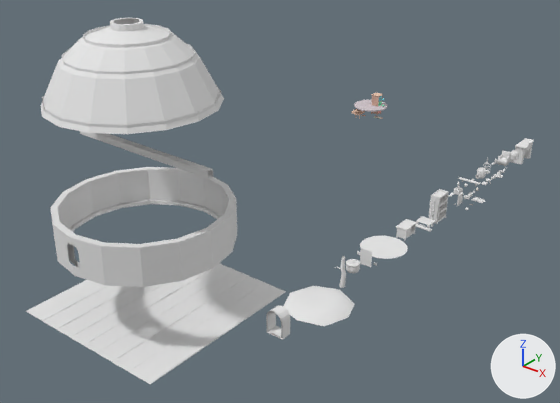
Renders of the Blender file Assets/Models/Korigame/Props.blend from each side of a commit.
Both versions are drawn from a 50 mm camera at (39.4, -53.1, 26.4) aimed at (4.8, -9.9, -0.4). The lights are fixed; the arrows at lower right show +X, +Y and +Z.

The first picture shows 'Beam', 'Bookcase', 'Dome', 'Floor', 'Rug', 'Sand', 'Walls', 'Window'.
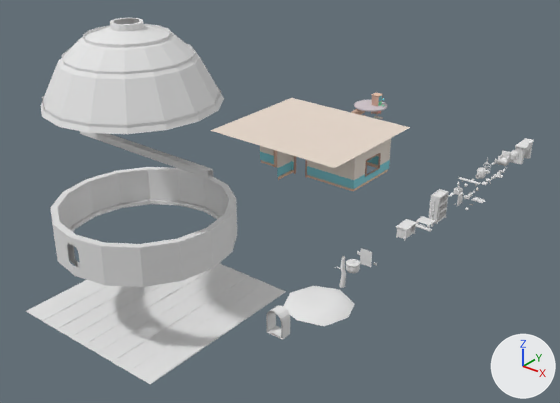
Where the change shows, as pixel boxes (x1, y1, x2, y2) in the pictures (560 x 403 px):
'Apartment Ceiling', added
    after: (210, 98, 410, 168)
'Apartment Walls', added
    after: (260, 138, 391, 191)
'Rug', moved (not visible afterwards)
    before: (360, 236, 408, 259)

What changed in the scene script:
```text
Add me_cube_030:
    me_cube_030.from_pydata(...)  # 142 vertices, 83 faces; spans x -7.32..3.12, y -5.66..3.55, z -1.17..2.56
    # faces by material slot: [8, 10, 20, 45]
    me_cube_030.materials.append(mat_white_off_medium)  # white #ede3d8
    me_cube_030.materials.append(mat_turquoise_medium)  # cyan #88d4de
    me_cube_030.materials.append(mat_brown_medium)  # beige #e8c4af
    me_cube_030.materials.append(mat_brown_dark)  # beige #cda998
Add me_cube_040:
    me_cube_040.from_pydata(...)  # 78 vertices, 67 faces; spans x -1.2..0.0, y 0.0..0.26, z -1.16..1.45
    # faces by material slot: [6, 61]
    me_cube_040.materials.append(mat_brown_medium)  # beige #e8c4af
    me_cube_040.materials.append(mat_gray_medium)  # light grey #d1c7cc
Add me_plane_002:
    me_plane_002.from_pydata([(-9.22, -7.26, -0.67), (4.03, -7.26, -0.67), (-9.22, 4.33, -0.67), (4.03, 4.33, -0.67)], [], [(0, 2, 3, 1)])
    me_plane_002.materials.append(mat_white_off_dark)  # white #e8dace
Change ob_rug:
    ob_rug.location: (15.46, -11.62, 0.0) -> (5.44, -1.23, -1.25)
Add ob_apartment_door:
    ob_apartment_door = bpy.data.objects.new('Apartment Door', me_cube_040)
    ob_apartment_door.parent = ob_apartment_walls
    ob_apartment_door.matrix_parent_inverse = Matrix(((1.0, 0.0, 0.0, -4.313), (0.0, 1.0, 0.0, -0.46), (0.0, 0.0, 1.0, 0.0982), (0.0, 0.0, 0.0, 1.0)))
    ob_apartment_door.location = (0.12, -3.286, -0.000677)
Add ob_apartment_walls:
    ob_apartment_walls = bpy.data.objects.new('Apartment Walls', me_cube_030)
    ob_apartment_walls.location = (4.31, 0.46, -0.1)
Add ob_apartment_ceiling:
    ob_apartment_ceiling = bpy.data.objects.new('Apartment Ceiling', me_plane_002)
    ob_apartment_ceiling.location = (4.08, 0.09, 3.14)
```
